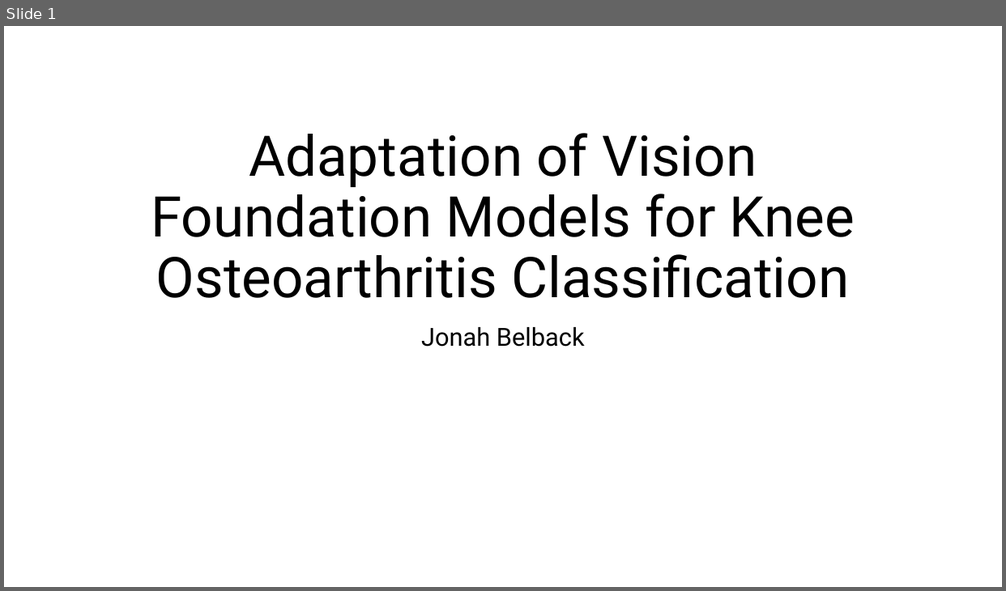
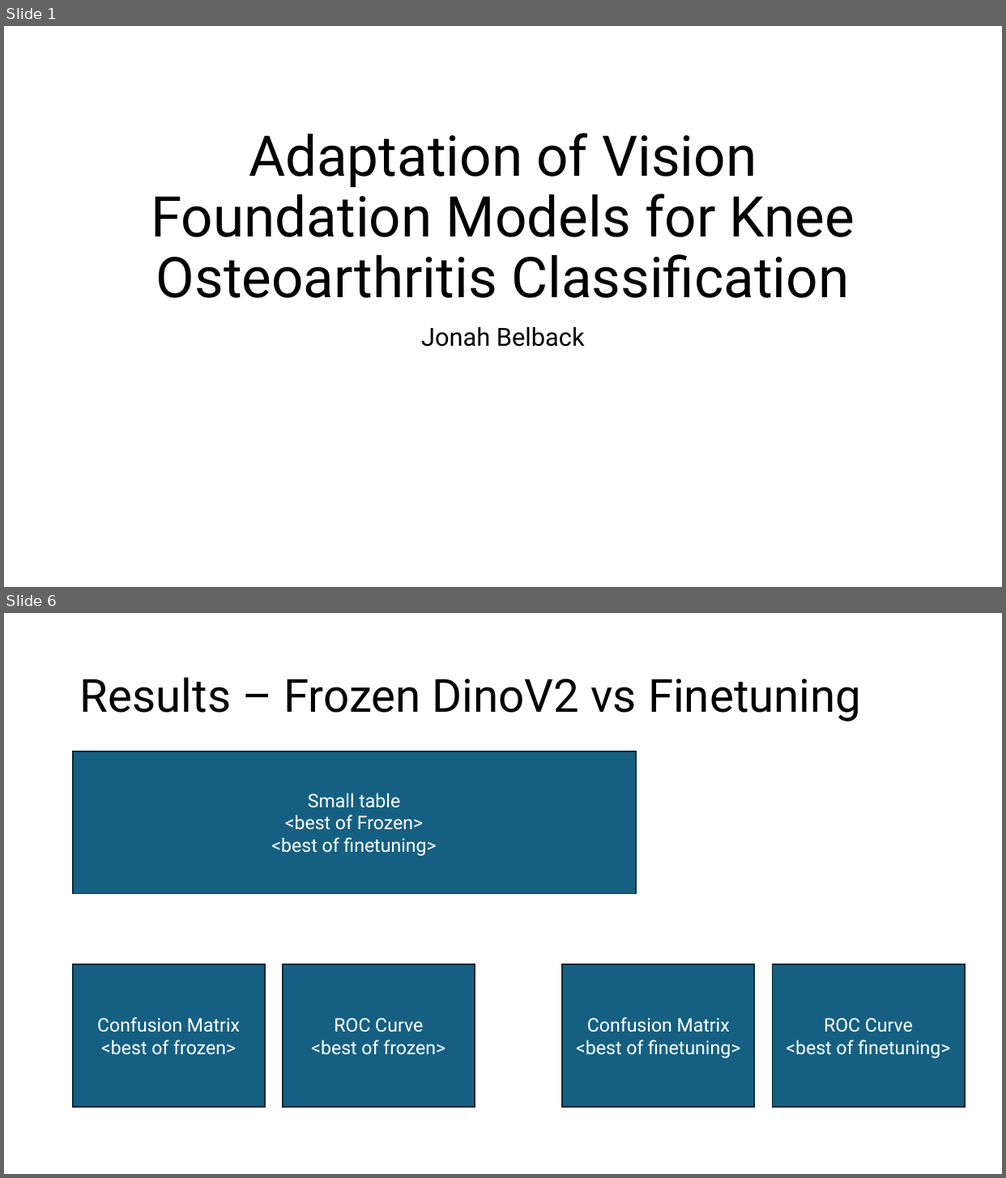
Before and after one commit to turtneck/HI2459-FinalProject-option1, a slide deck: HI2459_finalproject-option1-presentation_jeb382.pptx. Shown one above the other, each under a label of ours: slide 1 before the commit, slides 1 and 6 after it; the slides between them are not shown. The pictures are 1006x591 and 1006x1178 pixels, drawn with LibreOffice and Linux fonts; fonts in the diff are those of the drawing. Boxes give left, top, right and bottom in pixels: in the first picture for what was removed or moved away, otherwise in the second. Text is boxed around its words. In the diff, an @@ line names an element or a change of style, - is before the commit and + after.

Commit message:
powerpoint done outside final run and results, and besides script

```diff
--- a/HI2459_finalproject-option1-presentation_jeb382.pptx
+++ b/HI2459_finalproject-option1-presentation_jeb382.pptx
@@ slide 6 added at (4,613,1002,1174), background #FFFFFF @@
@@ title added at (80,677,861,722), 44 pt, text #000000 @@
+Results – Frozen DinoV2 vs Finetuning
@@ rectangle added at (73,752,636,894), fill #156082, outline #092A39 1.5 pt, 18 pt, text #FFFFFF @@
+Small table
+<best of Frozen>
+<best of finetuning>
@@ rectangle added at (73,965,266,1107), fill #156082, outline #092A39 1.5 pt, 18 pt, text #FFFFFF @@
+Confusion Matrix
+<best of frozen>
@@ rectangle added at (283,965,475,1107), fill #156082, outline #092A39 1.5 pt, 18 pt, text #FFFFFF @@
+ROC Curve
+<best of frozen>
@@ rectangle added at (562,965,755,1107), fill #156082, outline #092A39 1.5 pt, 18 pt, text #FFFFFF @@
+Confusion Matrix
+<best of finetuning>
@@ rectangle added at (773,965,965,1107), fill #156082, outline #092A39 1.5 pt, 18 pt, text #FFFFFF @@
+ROC Curve
+<best of finetuning>
```
Also in this commit, not shown: 2 slides changed, 4 other slides added, 7 slides removed, 1 other file.
